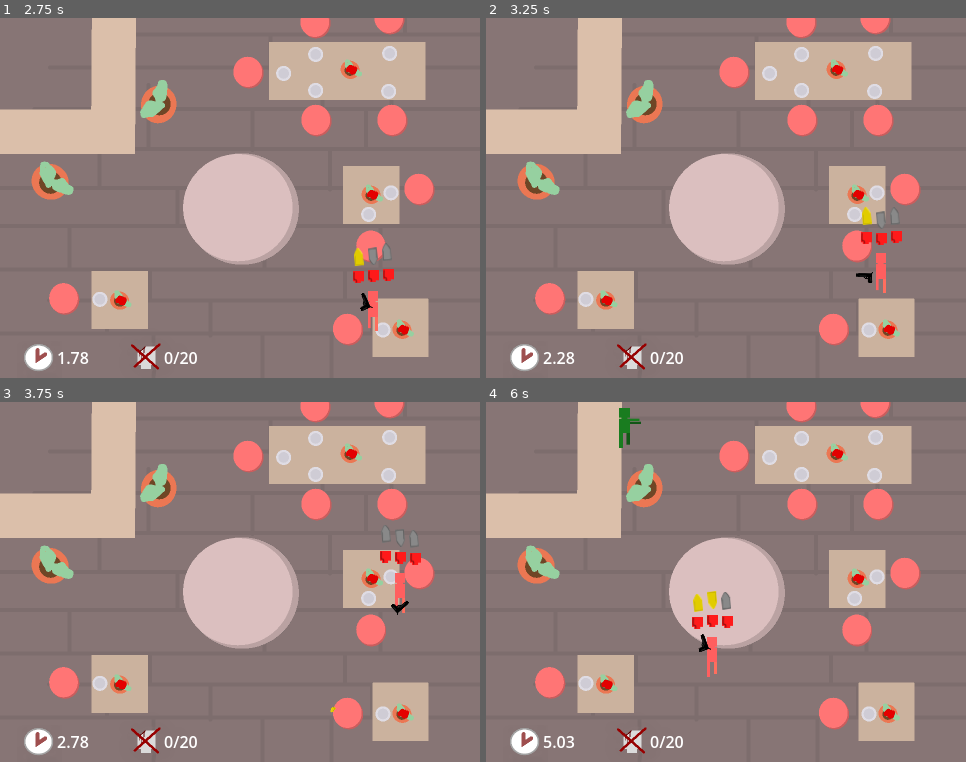
Above: before the commit, frames 1-4 (two rows, left to right).
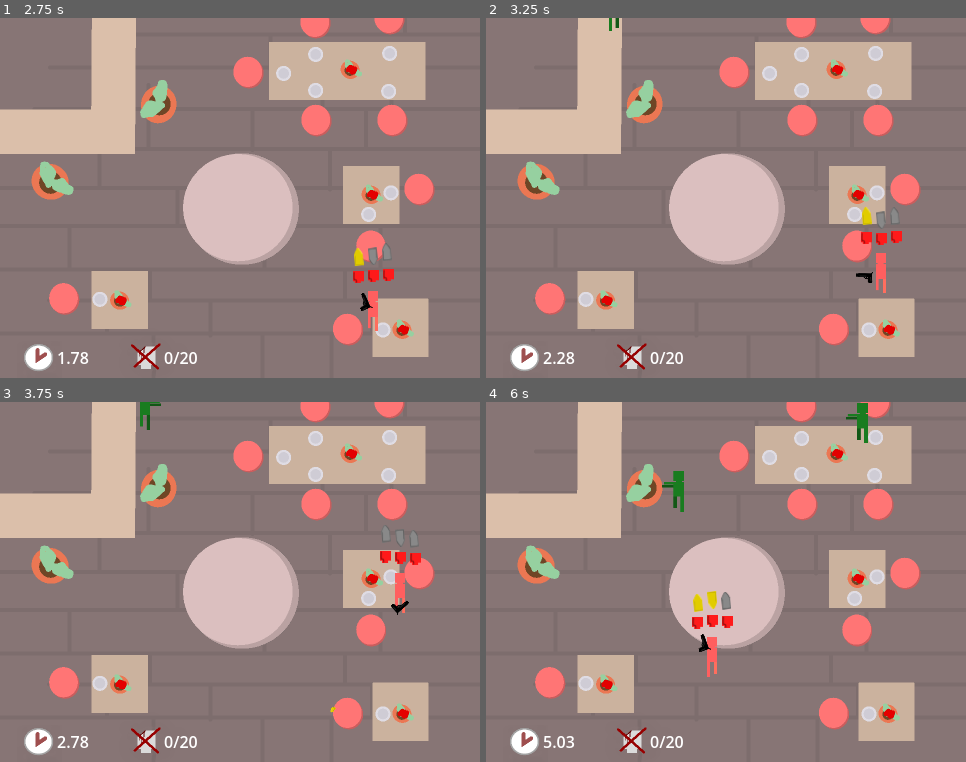
Above: after the commit, the same moments.

Repository: OgGhostJelly/Zombie-BurgerZ
Game: Godot game, scene res://objects/level/level.tscn
The game is run twice, just before and just after one commit, with the same random seed, the same clock (stepped at 60 frames per second) and the same inputs. Sound files missing from this copy of the repository are replaced by a short silence.
Inputs (mouse positions are in pixels of both pictures, inside the frame that each line leads up to):
- Up to frame 1 (2.75 s): move the mouse to (345, 180) at 0.52 s; press the mouse at (345, 180) at 0.53 s; hold D (move_right) 0.53-1.28 s; move the mouse to (144, 216) at 1.27 s; release the mouse at (144, 216) at 1.28 s; hold S (move_down) 1.28-2.03 s; tap U (info) at 1.35 s; move the mouse to (288, 118) at 2.02 s; press the mouse at (288, 118) at 2.03 s; hold D (move_right) from 2.03 s (still down)
- Up to frame 2 (3.25 s): move the mouse to (702, 270) at 2.77 s; release D (move_right) at 2.78 s; release the mouse at (702, 270) at 2.78 s; hold W (move_up) from 2.78 s (still down); tap U (info) at 2.85 s
- Up to frame 3 (3.75 s): move the mouse to (384, 636) at 3.52 s; release W (move_up) at 3.53 s; press the mouse at (384, 636) at 3.53 s; hold A (move_left) from 3.53 s (still down)
- Up to frame 4 (6 s): move the mouse to (582, 528) at 4.27 s; release the mouse at (582, 528) at 4.28 s; tap U (info) at 4.35, 5.85 s; move the mouse to (750, 582) at 5.02 s; release A (move_left) at 5.03 s; press the mouse at (750, 582) at 5.03 s; hold S (move_down) 5.03-5.78 s; move the mouse to (654, 492) at 5.77 s; release the mouse at (654, 492) at 5.78 s; hold D (move_right) from 5.78 s (still down)

Frame 1 is identical in both runs. In frame 2, less than 0.1% of the frame differs, in the area x 25-28%, y 0-4%; in frame 3, 0.1%; in frame 4, 0.8%, in the area x 27-80%, y 0-31%.

Commit message:
Tweaked wait time

Diff:
--- a/objects/level/level.tscn
+++ b/objects/level/level.tscn
@@ -43,7 +43,7 @@
 rotation = 0.00391387
 
 [node name="SpawnTimer" type="Timer" parent="."]
-wait_time = 4.0
+wait_time = 2.0
 
 [node name="GracePeriodTimer" type="Timer" parent="."]
 wait_time = 6.0
